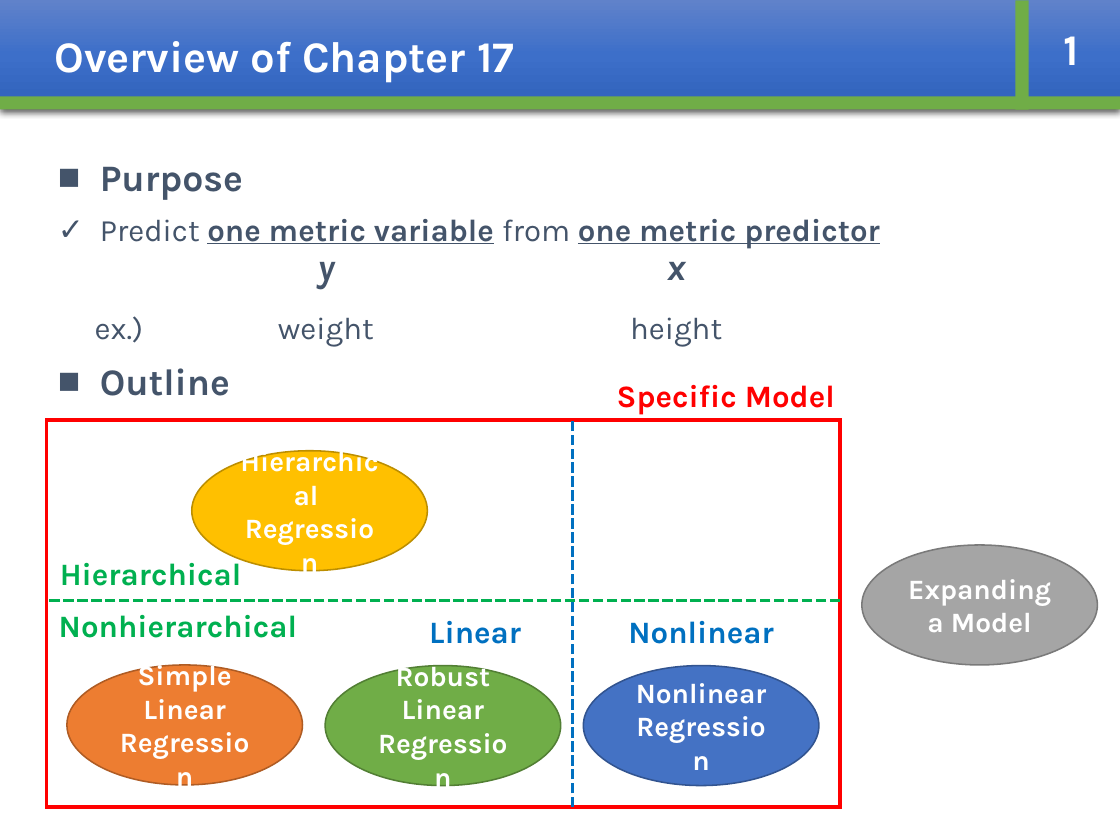
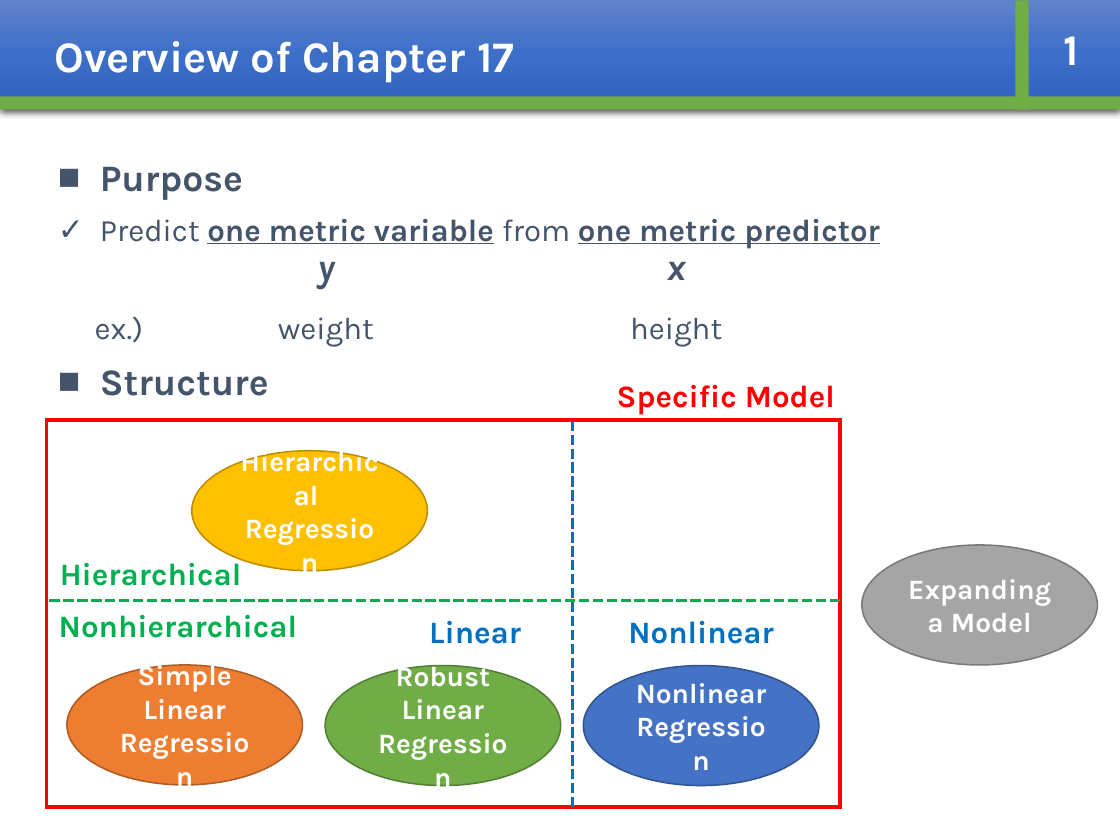
Before and after one commit to whcitizen/citizen-_task, a slide deck: slide 3 of 02_working/08_Bayesian/Bayesian_ch17_kajihara.pptx. Drawn at 1120x840 pixels with LibreOffice and Linux fonts; fonts in the diff are those of the drawing. Boxes give left, top, right and bottom in pixels: in the first picture for what was removed or moved away, otherwise in the second. Text is boxed around its words. In the diff, an @@ line names an element or a change of style, - is before the commit and + after.

```diff
--- a/02_working/08_Bayesian/Bayesian_ch17_kajihara.pptx
+++ b/02_working/08_Bayesian/Bayesian_ch17_kajihara.pptx
@@ text at <box>100,370,269,396</box>: text changed @@
-■ Outline
+■ Structure
```
Also in this commit, not shown: 1 other slide changed.
